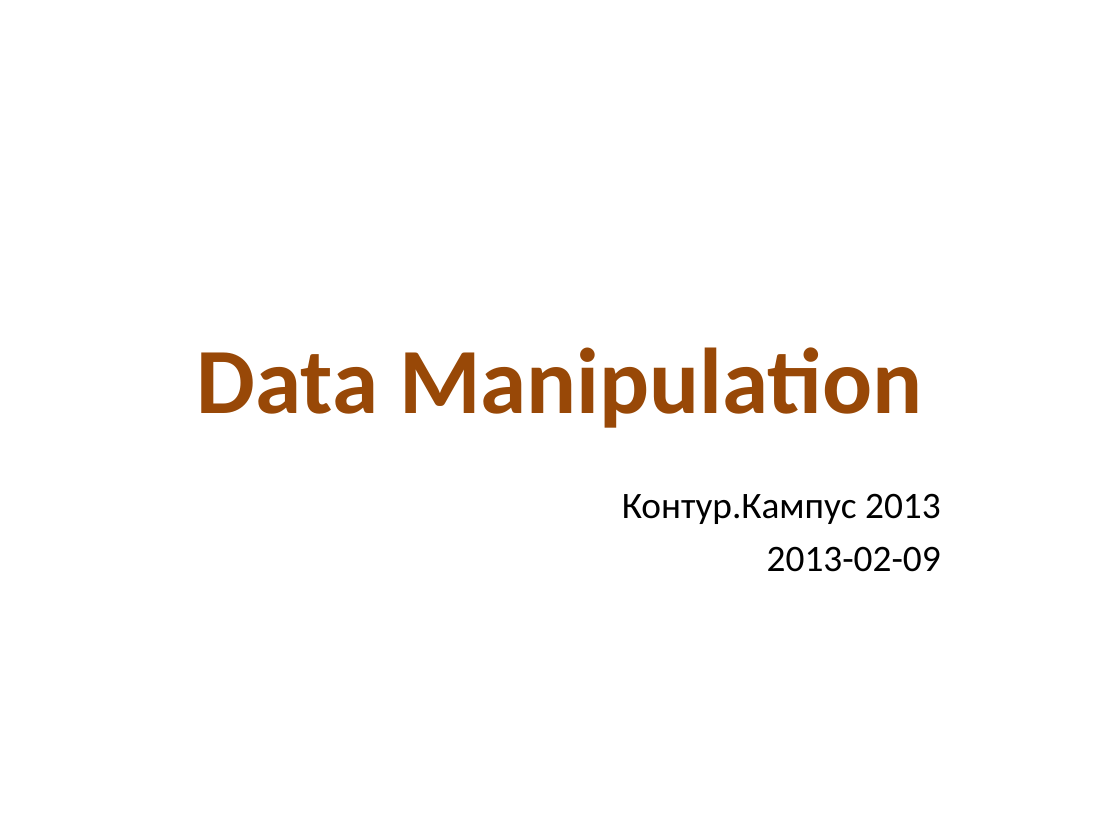
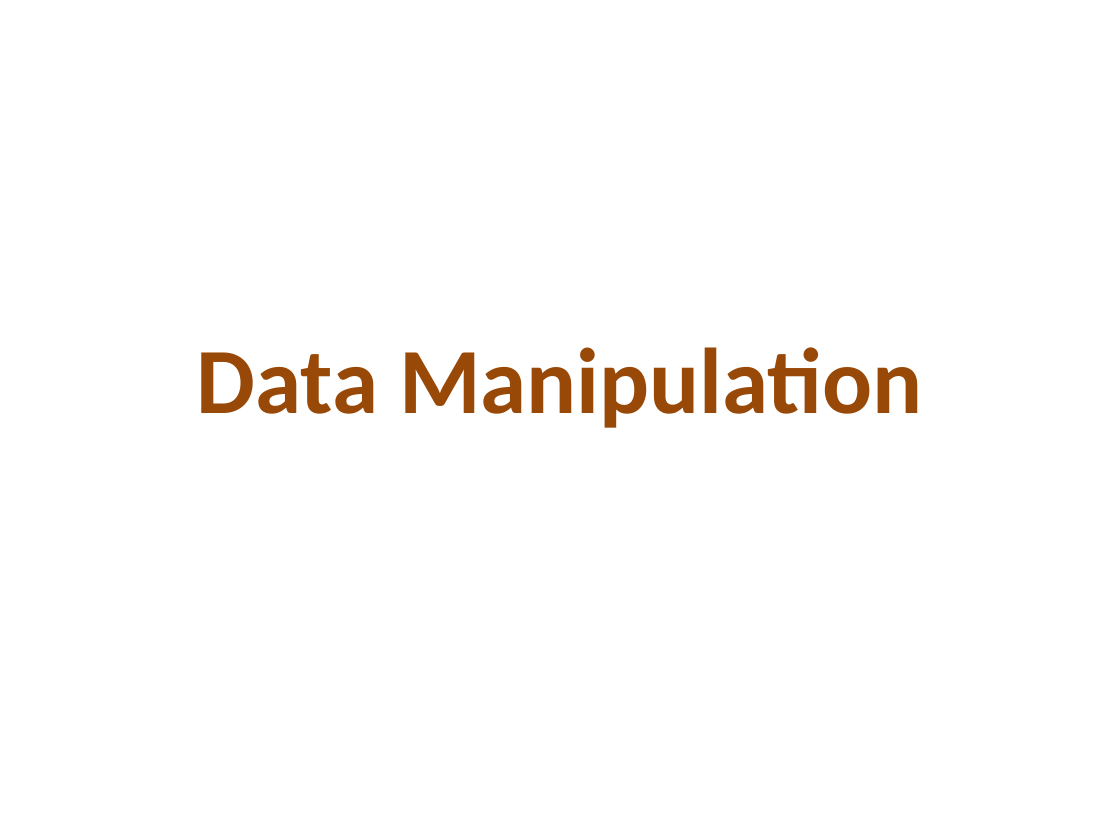
Before and after one commit to kontur-edu/intern-2014, a slide deck: slide 1 of 03-Linq/Linq.pptx. Drawn at 1120x840 pixels with LibreOffice and Linux fonts; fonts in the diff are those of the drawing. Boxes give left, top, right and bottom in pixels: in the first picture for what was removed or moved away, otherwise in the second. Text is boxed around its words. In the diff, an @@ line names an element or a change of style, - is before the commit and + after.

```diff
--- a/03-Linq/Linq.pptx
+++ b/03-Linq/Linq.pptx
@@ text removed at box(622, 493, 941, 572) @@
-Контур.Кампус 2013
-2013-02-09
```
Also in this commit, not shown: 1 other slide changed, 3 other files.
